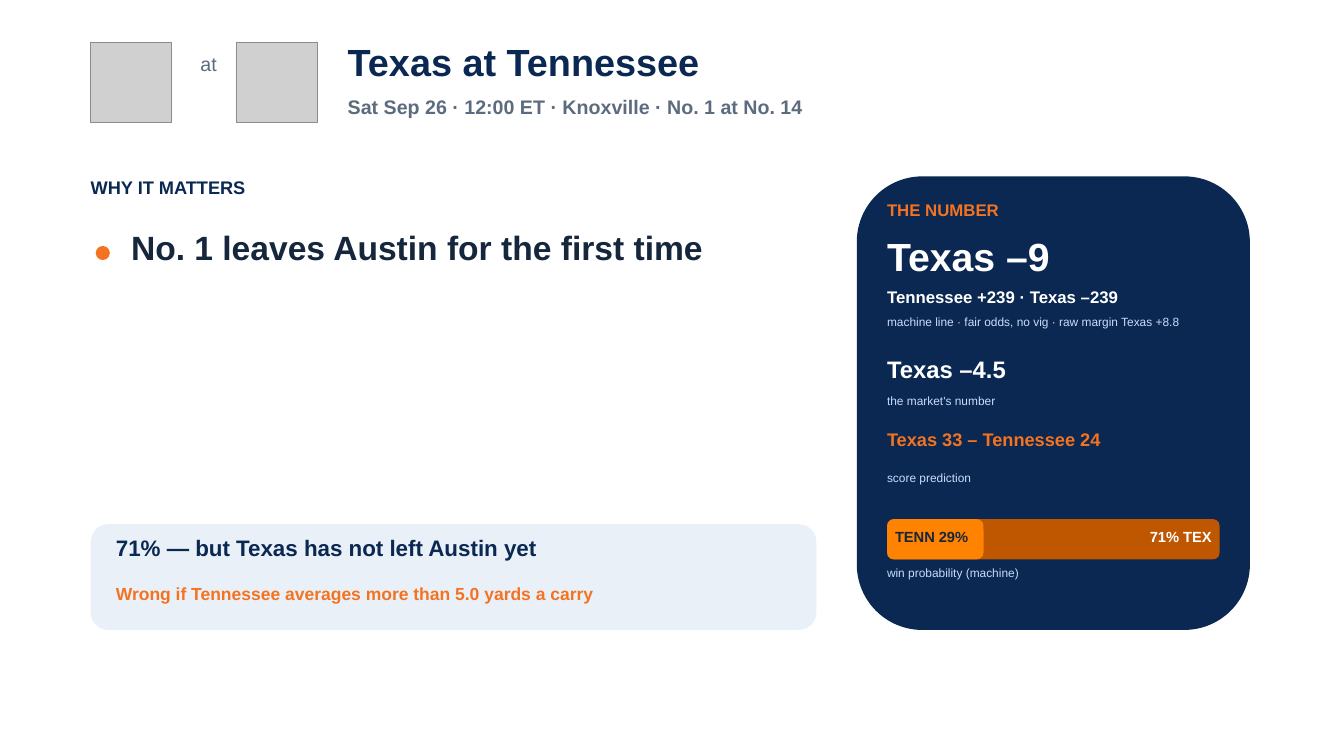
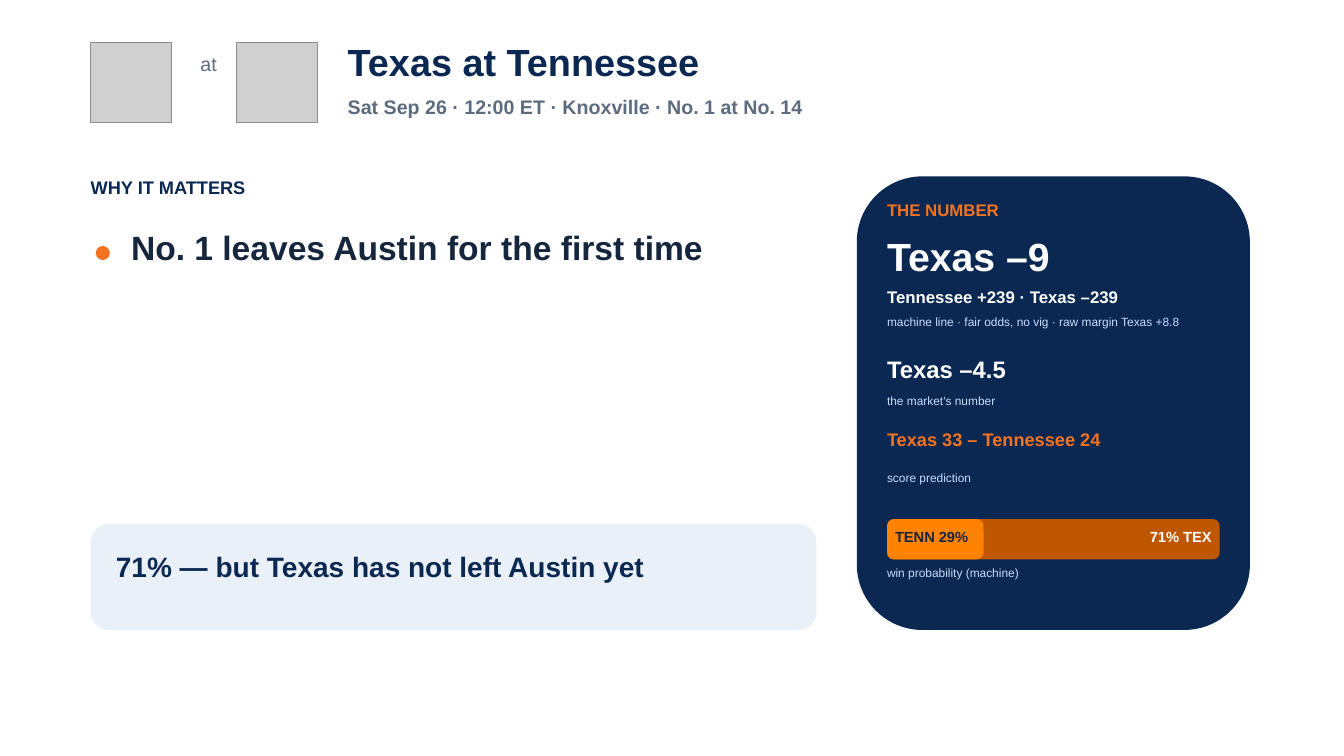
Before and after one commit to lucasalvarezflorida-lab/ncaa-fbs-analytics, a slide deck: slide 6 of decks/2026_Week4_Episode5.pptx. Drawn at 1344x756 pixels with LibreOffice and Linux fonts; fonts in the diff are those of the drawing; grey boxes stand for pictures. Boxes give left, top, right and bottom in pixels: in the first picture for what was removed or moved away, otherwise in the second. Text is boxed around its words. In the diff, an @@ line names an element or a change of style, - is before the commit and + after.

```diff
--- a/decks/2026_Week4_Episode5.pptx
+++ b/decks/2026_Week4_Episode5.pptx
@@ text "71% — but Texas has ...": place and size @@
-text "71% — but Texas has ..." at [116,539,536,561]
+text "71% — but Texas has ..." at [116,556,643,582]
@@ text "71% — but Texas has ..." at [116,556,643,582]: size 16 to 20 pt @@
@@ text removed at [116,587,593,604] @@
-Wrong if Tennessee averages more than 5.0 yards a carry
```
Also in this commit, not shown: 4 other slides changed, 1 other file.
